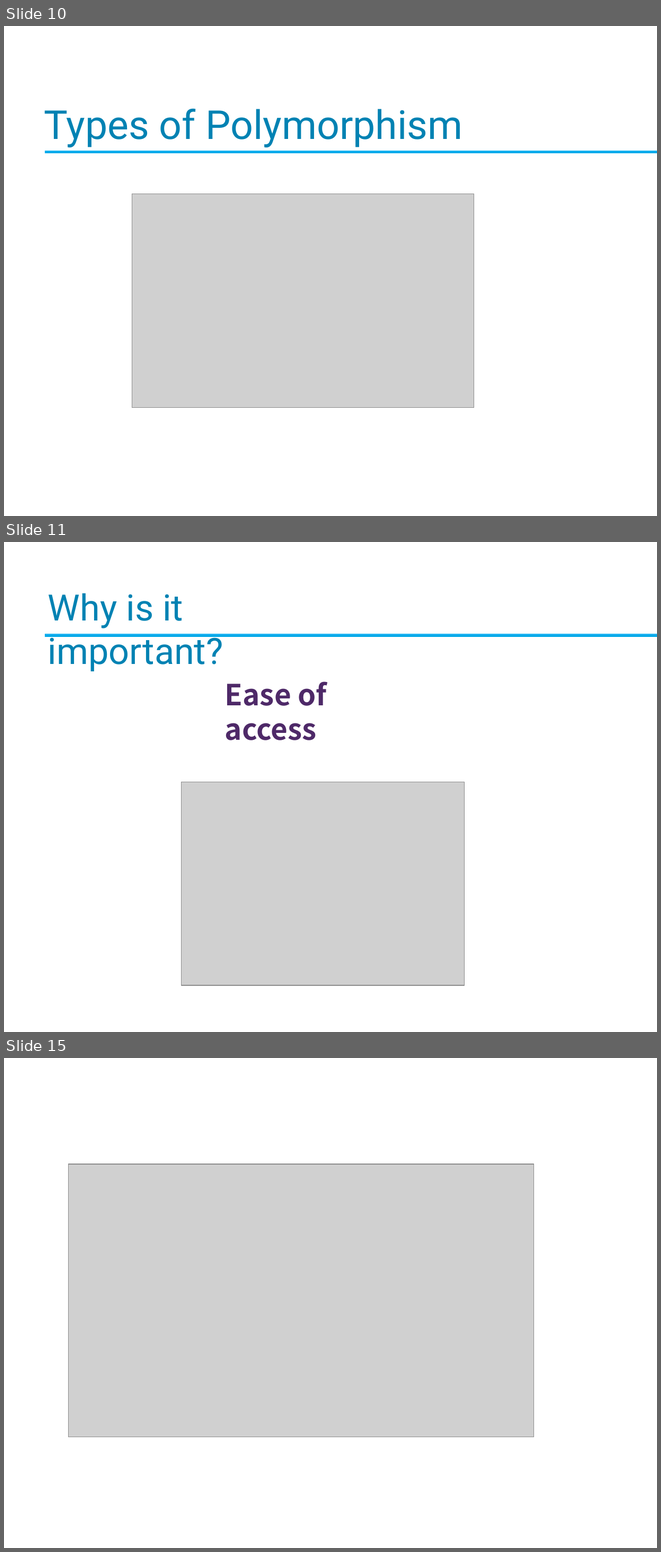
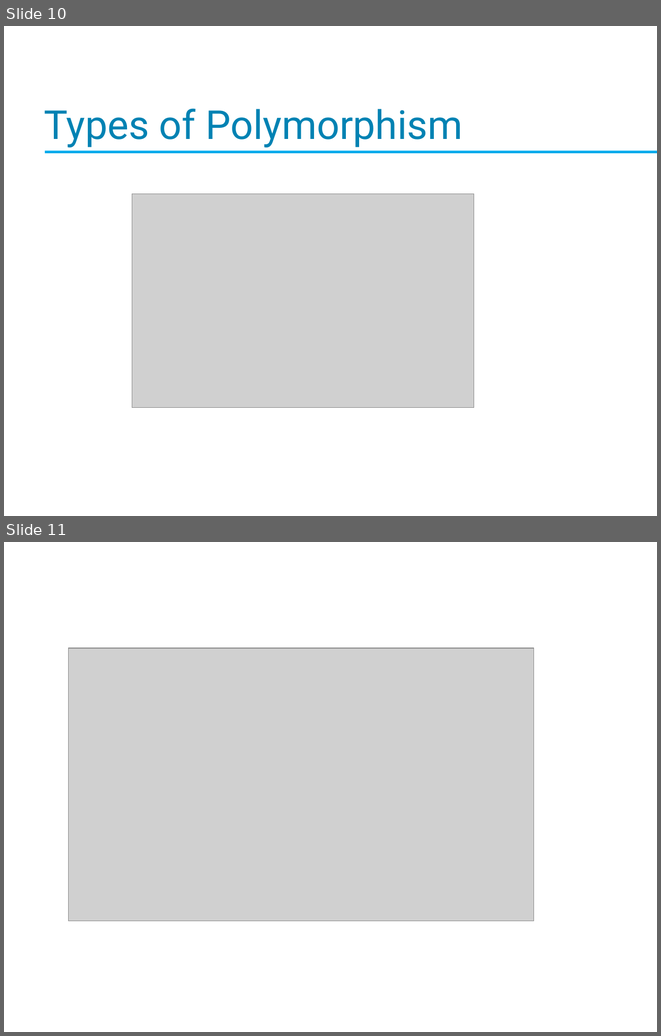
Before and after one commit to Imran4424/C-Plus-Plus-Object-Oriented, a slide deck: OOP.pptx. Shown one above the other, each under a label of ours: slides 10, 11 and 15 before the commit, slides 10 and 11 after it; the slides between them are not shown. The pictures are 661x1552 and 661x1036 pixels, drawn with LibreOffice and Linux fonts; fonts in the diff are those of the drawing; grey boxes stand for pictures; background and template pictures are left out. Boxes give left, top, right and bottom in pixels: in the first picture for what was removed or moved away, otherwise in the second. Text is boxed around its words. In the diff, an @@ line names an element or a change of style, - is before the commit and + after.

```diff
--- a/OOP.pptx
+++ b/OOP.pptx
@@ slide 11 removed at <box>4,542,657,1032</box>, background picture (left out) @@
@@ text removed at <box>48,593,223,671</box> @@
-Why is it important?
@@ rectangle removed at <box>45,634,657,637</box> @@
@@ text removed at <box>225,681,326,740</box> @@
-Ease of access
@@ picture removed at <box>182,782,465,986</box> @@
@@ what was slide 15 is now slide 11 @@
```
Also in this commit, not shown: 3 other slides removed.
